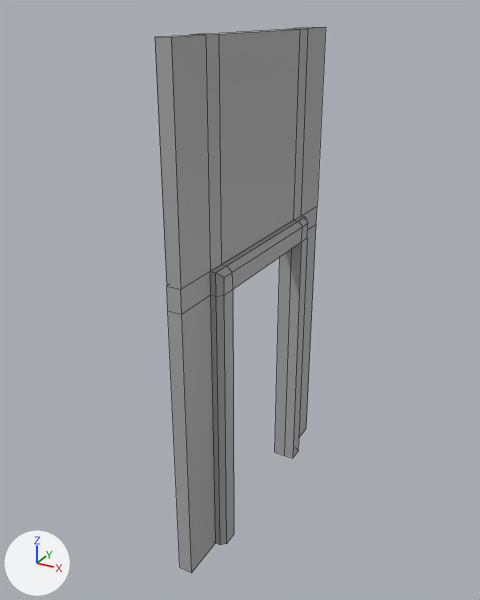
What one commit did to the FBX model Assets/Models/SM_Doorway.fbx.
Both versions are drawn from a 50 mm camera at (2.09, -2.92, 3.63) aimed at (-0.02, 0.92, 1.71). Lighting does not change. The marker at lower left points along +X, +Y and +Z. The picture after the commit comes second. Mesh edges are drawn as thin lines. Where no turn or scale is listed for an object, it has been applied to the vertices.

Names of what the first picture shows: 'Doorway'.
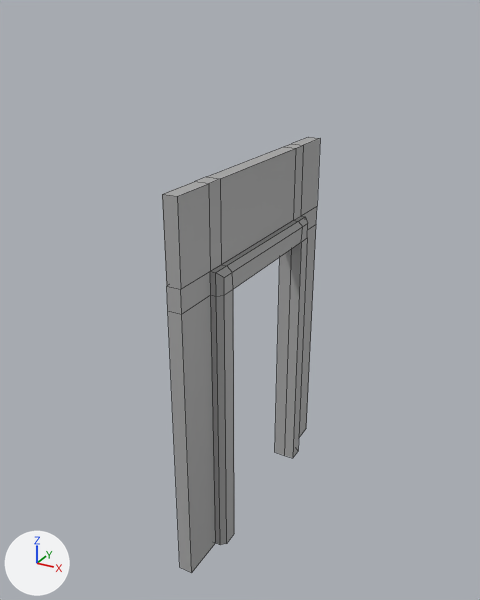
Pixel boxes (x1, y1, x2, y2) of what changed, in the pictures (480 x 600 px; the box of a moved part takes in the faces that stretch with it):
'Doorway', reshaped (8% narrower, 20% shorter): before (155, 27, 326, 573); after (162, 137, 320, 573)
part 1 of me_mesh, moved or reshaped: before (155, 27, 326, 289); after (162, 137, 320, 289)

Diff of the bpy script that builds the scene:
```diff
--- a/Assets/Models/SM_Doorway.fbx.py
+++ b/Assets/Models/SM_Doorway.fbx.py
@@ me_mesh @@
 # used by ob_doorway; location = (0.0, 0.0, 0.0)
-me_mesh.from_pydata(...)  # 68 vertices, 65 faces; spans x 0.0..0.18, y 0.0..2.0, z 0.0..3.5
+me_mesh.from_pydata(...)  # 68 vertices, 65 faces; spans x 0.0..0.18, y 0.0..2.0, z 0.0..2.7
+# me_mesh part 1: all 12 vertices in x 0.0..0.1, y 0.0..2.0, z 3.5 are moved by (0.0, 0.0, -0.8)
 me_mesh.materials.append(mat_standardsurface1)
```
